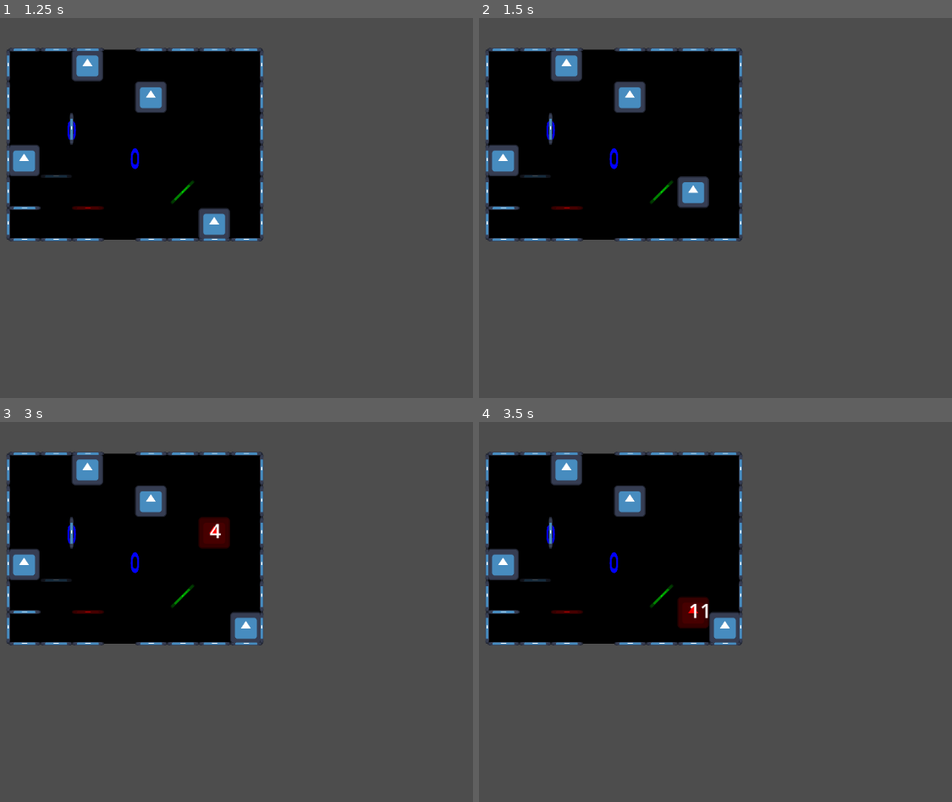
Above: before the commit, frames 1-4 (two rows, left to right).
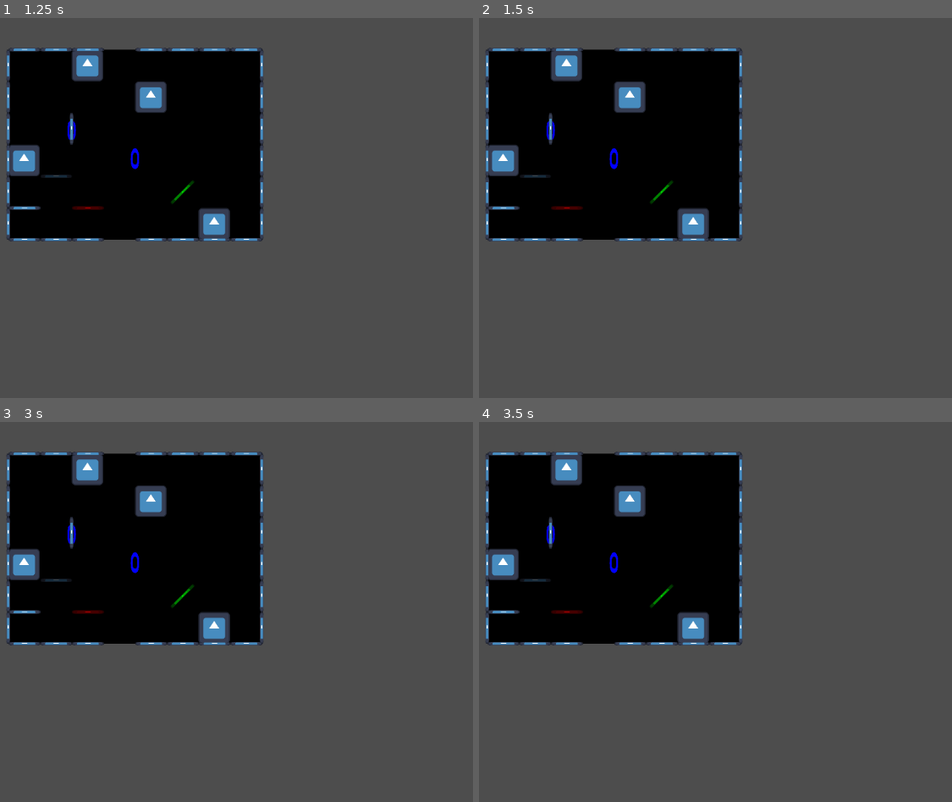
Above: after the commit, the same moments.

Repository: applesarebad/bounce
Game: Godot game, scene res://scenes/world.tscn
Same seed, same stepped clock (60 frames per second), same inputs: the game is played once before the commit and once after it. The engine's default icon, where the game draws it, is replaced by a stand-in: a white triangle on a blue panel in a dark square.
Inputs (mouse positions are in pixels of both pictures, inside the frame that each line leads up to):
- Up to frame 1 (1.25 s): tap Enter at 0.5 s; move the mouse to (283, 189) at 0.52 s; hold Right (ui_right) from 0.53 s (still down); hold Z (undo) from 0.53 s (still down); click (283, 189) at 0.67 s
- Up to frame 2 (1.5 s): move the mouse to (outside the picture) at 1.27 s; release Right (ui_right) at 1.28 s; release Z (undo) at 1.28 s; hold Down (ui_down) from 1.28 s (still down); tap Z (undo) at 1.35 s
- Up to frame 3 (3 s): tap R (reset) at 2, 2.75 s; move the mouse to (203, 528) at 2.02 s; release Down (ui_down) at 2.03 s; hold Right (ui_right) 2.03-2.78 s; hold Z (undo) 2.03-2.78 s; move the mouse to (99, 688) at 2.77 s; hold Up (ui_up) from 2.78 s (still down); tap Z (undo) at 2.85 s; click (99, 688) at 2.92 s
- Up to frame 4 (3.5 s): keep holding Up (ui_up)

Frame 1 is identical in both runs. In frame 2, 1.1% of the frame differs, in the area x 41-49%, y 41-58%; in frame 3, 1.6%, in the area x 41-55%, y 24-58%; in frame 4, 1.3%.

Commit message:
undo kills moving things

Diff:
--- a/scenes/player.tscn
+++ b/scenes/player.tscn
@@ -1,6 +1,7 @@
 [gd_scene format=3 uid="uid://qycwcam8adw0"]
 
 [ext_resource type="Script" uid="uid://clm4xgp5n77nf" path="res://scripts/player.gd" id="1_g2els"]
+[ext_resource type="Texture2D" uid="uid://dg6vprb2xy1bk" path="res://assets/base.png" id="2_g2els"]
 [ext_resource type="Texture2D" uid="uid://so71lnmahlcx" path="res://assets/icon.svg" id="2_qhqgy"]
 
 [sub_resource type="CircleShape2D" id="CircleShape2D_g2els"]
@@ -11,6 +12,9 @@
 "frames": [{
 "duration": 1.0,
 "texture": ExtResource("2_qhqgy")
+}, {
+"duration": 1.0,
+"texture": ExtResource("2_g2els")
 }],
 "loop": 1,
 "name": &"default",
--- a/scenes/world.tscn
+++ b/scenes/world.tscn
@@ -49,3 +49,5 @@
 
 [node name="Ground" parent="walls" unique_id=1895606570 instance=ExtResource("10_pm21f")]
 z_index = -1
+
+[node name="Blobs" type="Node2D" parent="." unique_id=581430002]
--- a/scripts/level.gd
+++ b/scripts/level.gd
@@ -66,11 +66,4 @@
 
 
 func _process(delta):
-	if Input.is_action_just_pressed("undo"):
-		undo()
-
-	if Input.is_action_just_pressed("toggle_map"):
-		initialize_level()
-
-	if Input.is_action_just_pressed("reset"):
-		save()
+	pass
--- a/scripts/player.gd
+++ b/scripts/player.gd
@@ -4,12 +4,11 @@
 var moving = false
 @export var speed = 500
 
-# Called when the node enters the scene tree for the first time.
+var _cancelled := false
+
 func _ready():
-	pass # Replace with function body.
+	pass
 
-
-# Called every frame. 'delta' is the elapsed time since the previous frame.
 func _process(delta):
 	var direction = get_direction()
 	if direction != Vector2(0,0):
@@ -32,18 +31,17 @@
 	if collider is Portal and collider.outside(dir) is Wall:
 		print("blocked")
 		transformer = collider.outside(dir).get_reflection(collider.output_direction(dir))
-
-
 	if transformer != null and (transformer == Transform2D() * -1):
 		move(dir*-1)
 		return
 	var b = blob.instantiate()
-	get_parent().add_child(b)
+	if get_parent().has_node("Blobs"):
+		get_parent().get_node("Blobs").add_child(b)
+	else:
+		get_parent().add_child(b)
 	if World.instance:
 		World.instance.track(b)
 	b.setup(dir, global_position)
-
-
 
 func get_direction() -> Vector2:
 	if Input.is_action_just_pressed("ui_left"):
@@ -56,8 +54,6 @@
 		return Vector2(0, 1)
 	return Vector2.ZERO
 
-
-
 func aim(dir):
 	var target = Constants.GRID_SIZE*dir
 	$ray.target_position = target
@@ -65,14 +61,29 @@
 	return target
 
 func _on_body_entered(dir, distance):
-
 	print(dir)
 	if distance < 10:
 		move(dir)
 	else:
 		fling(dir)
 
+# stops whatever move()/fling() is mid-flight. kill()ing a tween alone won't
+# wake up an `await tween.finished` sitting on it, so wait_tween() below polls
+# this flag instead and bails itself. call this, then apply your undo snapshot.
+func stop_movement() -> void:
+	_cancelled = true
+	moving = false
+
+# swap-in for `await tween.finished` everywhere below. returns early (and kills
+# the tween) if stop_movement() fires while we're waiting.
+func wait_tween(tween: Tween) -> void:
+	while tween.is_valid() and tween.is_running() and not _cancelled:
+		await get_tree().process_frame
+	if _cancelled and tween.is_valid():
+		tween.kill()
+
 func move(dir):
+	_cancelled = false
 	var target = aim(dir)
 	var collider = null
 	print("colliding: ", $ray.is_colliding(), " collider: ", $ray.get_collider())
@@ -91,14 +102,16 @@
 			moving = true
 			var tween = create_tween()
 			tween.tween_property(self, "position", position + (Constants.GRID_SIZE/2)*dir, (Constants.GRID_SIZE/2)/speed)
-			await tween.finished
-
+			await wait_tween(tween)
+			if _cancelled:
+				return
 			collider.teleport(self, dir)
-
 			tween = create_tween()
 			tween.tween_property(self, "position", position + (Constants.GRID_SIZE/2)*out_dir, (Constants.GRID_SIZE/2)/speed)
-			await tween.finished
+			await wait_tween(tween)
 			moving = false
+			if _cancelled:
+				return
 	else:
 		if $ray.is_colliding() and $ray.get_collider() is Box:
 			$ray.get_collider().move(dir, speed)
@@ -108,23 +121,23 @@
 		tween.tween_callback(func():
 			moving = false
 			)
-		await tween.finished
+		await wait_tween(tween)
+		if _cancelled:
+			return
 	snap_pos_to_grid(position)
 	print(is_on_ground())
 	get_parent().save()
 	if World.instance:
 		World.instance.on_player_settled()
 
-
-
 func fling(dir):
+	_cancelled = false
 	while true:
 		moving = true
 		var target = aim(dir)
 		var collider = null
 		if $ray.is_colliding():
 			collider = $ray.get_collider()
-
 		if collider is Wall and collider.get_reflection(dir) != Transform2D() and !collider.soft(dir):
 			collider.hit(dir)
 			moving = false
@@ -139,23 +152,26 @@
 			else:
 				if block is Box:
 					block.move(out_dir, 2*speed)
-
 				var tween = create_tween()
 				tween.tween_property(self, "position", position + (Constants.GRID_SIZE/2)*dir, (Constants.GRID_SIZE/4)/speed)
-				await tween.finished
-
+				await wait_tween(tween)
+				if _cancelled:
+					return
 				collider.teleport(self, dir)
 				dir = out_dir
-
 				tween = create_tween()
 				tween.tween_property(self, "position", position + (Constants.GRID_SIZE/2)*dir, (Constants.GRID_SIZE/4)/speed)
-				await tween.finished
+				await wait_tween(tween)
+				if _cancelled:
+					return
 		else:
 			if $ray.is_colliding() and $ray.get_collider() is Box:
 				$ray.get_collider().move(dir, 2*speed)
 			var tween = create_tween()
 			tween.tween_property(self, "position", position + Constants.GRID_SIZE*dir, (Constants.GRID_SIZE/2)/speed)
-			await tween.finished
+			await wait_tween(tween)
+			if _cancelled:
+				return
 	snap_pos_to_grid(position)
 	print(is_on_ground())
 	get_parent().save()
--- a/scripts/world.gd
+++ b/scripts/world.gd
@@ -205,7 +205,7 @@
 func _unhandled_input(e: InputEvent) -> void:
 
 	if e.is_action_pressed("undo"):
-		undo()
+		undo_check()
 	if e.is_action_pressed("toggle_map"):
 		if map_open:
 			close_map()
@@ -235,7 +235,29 @@
 
 	if undo_stack.size() > 100:
 		undo_stack.pop_front()
+func undo_check():
+	if $Player.moving or len($Blobs.get_children())>0:
+		print("illegal")
+		revert()
+	else:
+		undo()
+func revert():
+	if has_node("Player"):
+		$Player.stop_movement()
+	print(get_children())
+	for b in $Blobs.get_children():
+		b.queue_free()
+	print(get_children())
+	save()
+	undo()
 func undo():
+	if $Player.moving or has_node("blob"):
+		print("illegal")
+
+
+	for level in $regions.get_children():
+		if level is Level:
+			level.undo()
 	if undo_stack.size() < 2:
 		return
 
